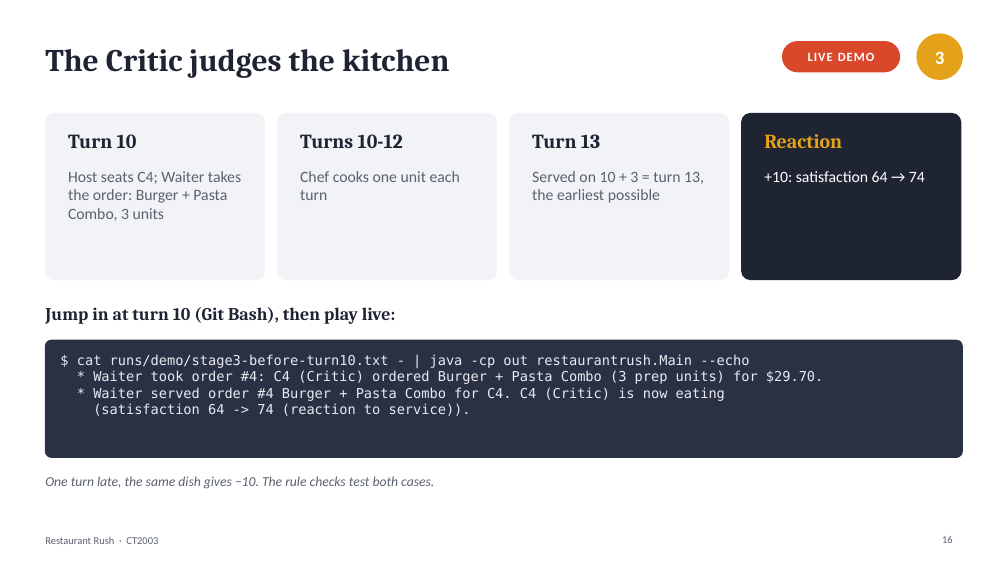
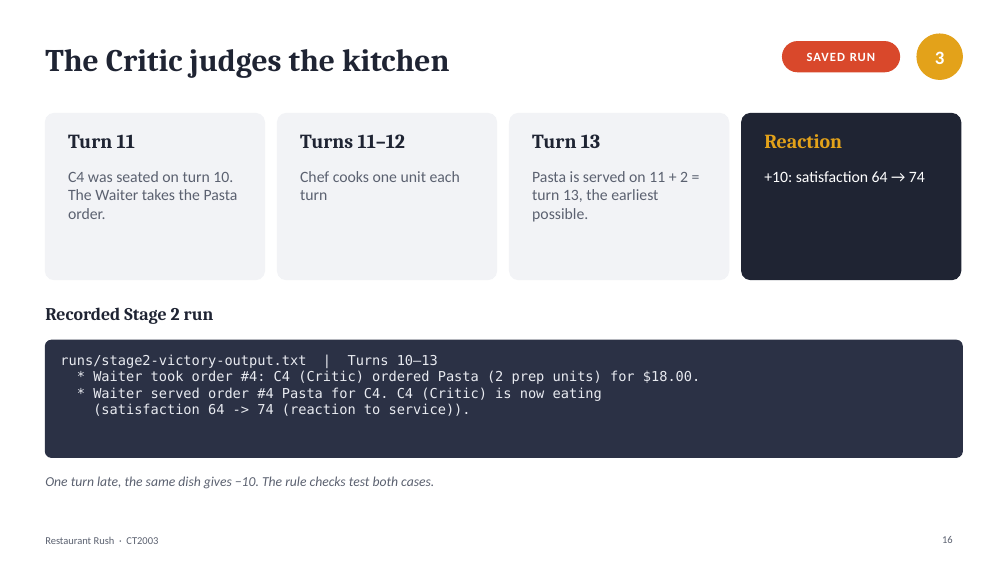
Before and after one commit to JeremyChooCK/CT2003-Restaurant-Rush, a slide deck: slide 16 of docs/presentation/RestaurantRush_Presentation.pptx. Drawn at 1008x567 pixels with LibreOffice and Linux fonts; fonts in the diff are those of the drawing. Boxes give left, top, right and bottom in pixels: in the first picture for what was removed or moved away, otherwise in the second. Text is boxed around its words. In the diff, an @@ line names an element or a change of style, - is before the commit and + after.

```diff
--- a/docs/presentation/RestaurantRush_Presentation.pptx
+++ b/docs/presentation/RestaurantRush_Presentation.pptx
@@ text at <box>807,52,875,61</box>: text changed @@
-LIVE DEMO
+SAVED RUN
@@ text at <box>68,134,135,148</box>: text changed @@
-Turn 10
+Turn 11
@@ text at <box>300,134,405,148</box>: text changed @@
-Turns 10-12
+Turns 11–12
@@ text at <box>68,171,238,219</box>: text changed @@
-Host seats C4; Waiter takes the order: Burger + Pasta Combo, 3 units
+C4 was seated on turn 10. The Waiter takes the Pasta order.
@@ text at <box>532,171,688,222</box>: text changed @@
-Served on 10 + 3 = turn 13, the earliest possible
+Pasta is served on 11 + 2 = turn 13, the earliest possible.
@@ text at <box>45,307,214,324</box>: text changed @@
-Jump in at turn 10 (Git Bash), then play live:
+Recorded Stage 2 run
@@ text at <box>60,354,700,401</box>: text changed @@
-$ cat runs/demo/stage3-before-turn10.txt - | java -cp out restaurantrush.Main --echo
-* Waiter took order #4: C4 (Critic) ordered Burger + Pasta Combo (3 prep units) for $29.70.
-* Waiter served order #4 Burger + Pasta Combo for C4. C4 (Critic) is now eating
+runs/stage2-victory-output.txt | Turns 10–13
+* Waiter took order #4: C4 (Critic) ordered Pasta (2 prep units) for $18.00.
+* Waiter served order #4 Pasta for C4. C4 (Critic) is now eating
```
Also in this commit, not shown: 17 other slides changed, 1 slide added, 1 slide removed, 1 other file.
